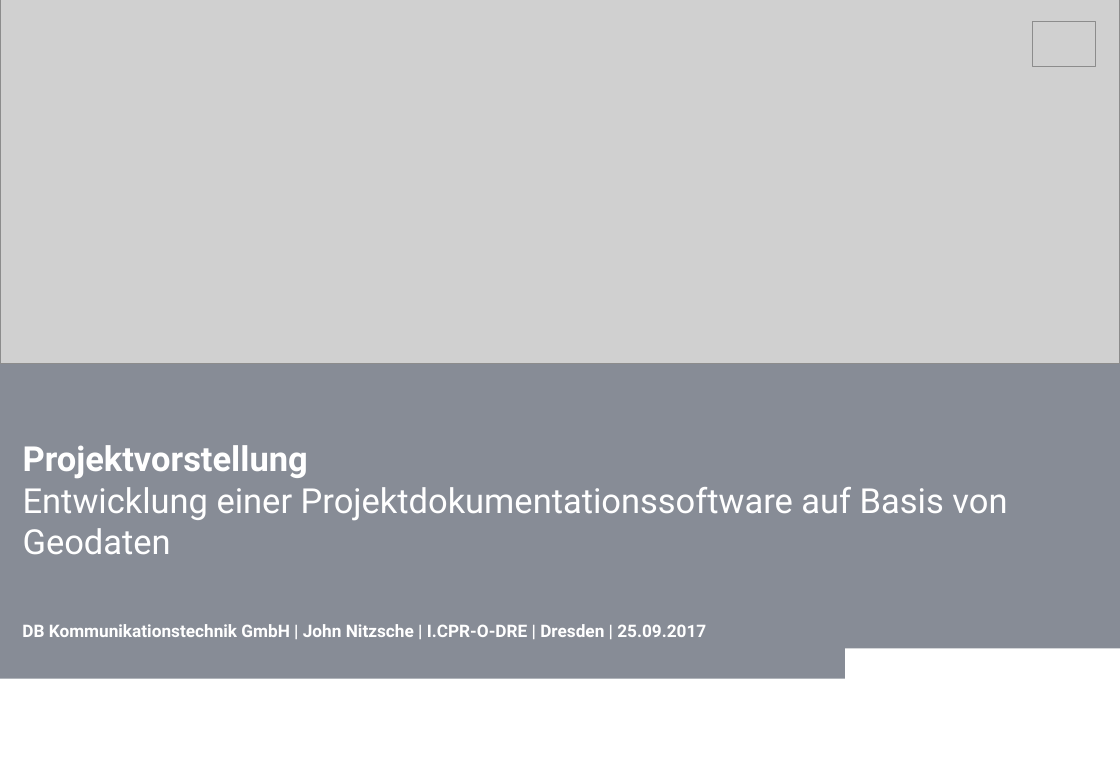
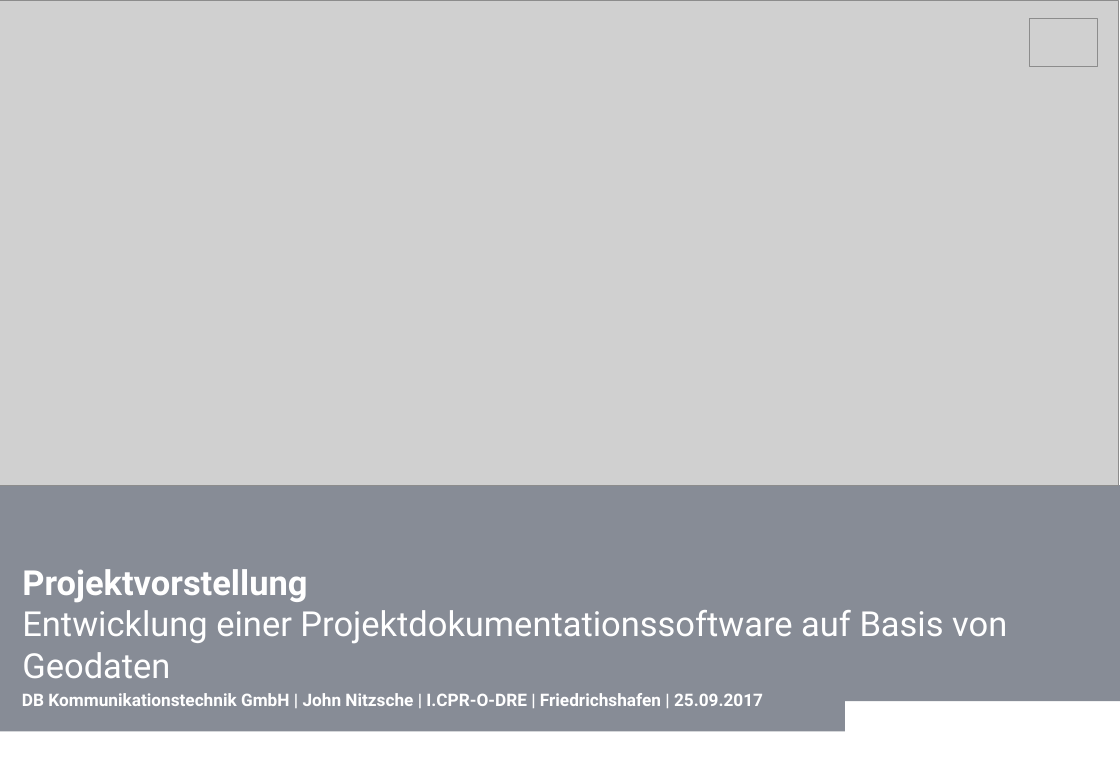
Before and after one commit to wlanowski/t2000doku, a slide deck: slide 1 of Präsentation/t2000.pptx. Drawn at 1120x776 pixels with LibreOffice and Linux fonts; fonts in the diff are those of the drawing; grey boxes stand for pictures; background and template pictures are left out. Boxes give left, top, right and bottom in pixels: in the first picture for what was removed or moved away, otherwise in the second. Text is boxed around its words. In the diff, an @@ line names an element or a change of style, - is before the commit and + after.

```diff
--- a/Präsentation/t2000.pptx
+++ b/Präsentation/t2000.pptx
@@ picture: place and size @@
-picture at [0, 0, 1120, 363]
+picture at [0, 1, 1119, 486]
@@ rectangle: place and size @@
-rectangle at [0, 363, 1120, 648]
+rectangle at [0, 485, 1120, 701]
@@ text "Projektvorstellung": place and size @@
-text "Projektvorstellung" at [23, 445, 308, 478]
+text "Projektvorstellung" at [22, 569, 307, 602]
@@ text "Entwicklung einer Projektdokumentationssoftware auf Basis ...": place and size @@
-text "Entwicklung einer Projektdokumentationssoftware auf Basis ..." at [23, 487, 1007, 554]
+text "Entwicklung einer Projektdokumentationssoftware auf Basis ..." at [22, 610, 1007, 678]
@@ rectangle: place and size @@
-rectangle at [0, 647, 845, 678]
+rectangle at [0, 700, 845, 731]
@@ text at [22, 693, 763, 706]: text changed @@
-DB Kommunikationstechnik GmbH | John Nitzsche | I.CPR-O-DRE | Dresden | 25.09.2017
+DB Kommunikationstechnik GmbH | John Nitzsche | I.CPR-O-DRE | Friedrichshafen | 25.09.2017
```
Also in this commit, not shown: 2 other slides changed, 4 slides added, 2 slides removed, 7 other files.
